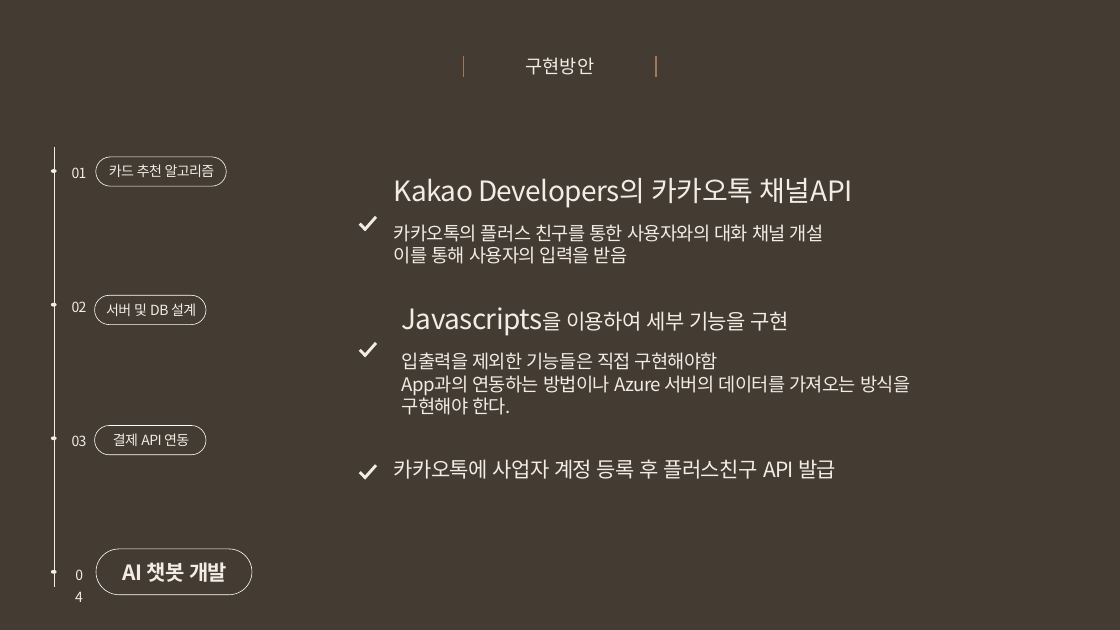
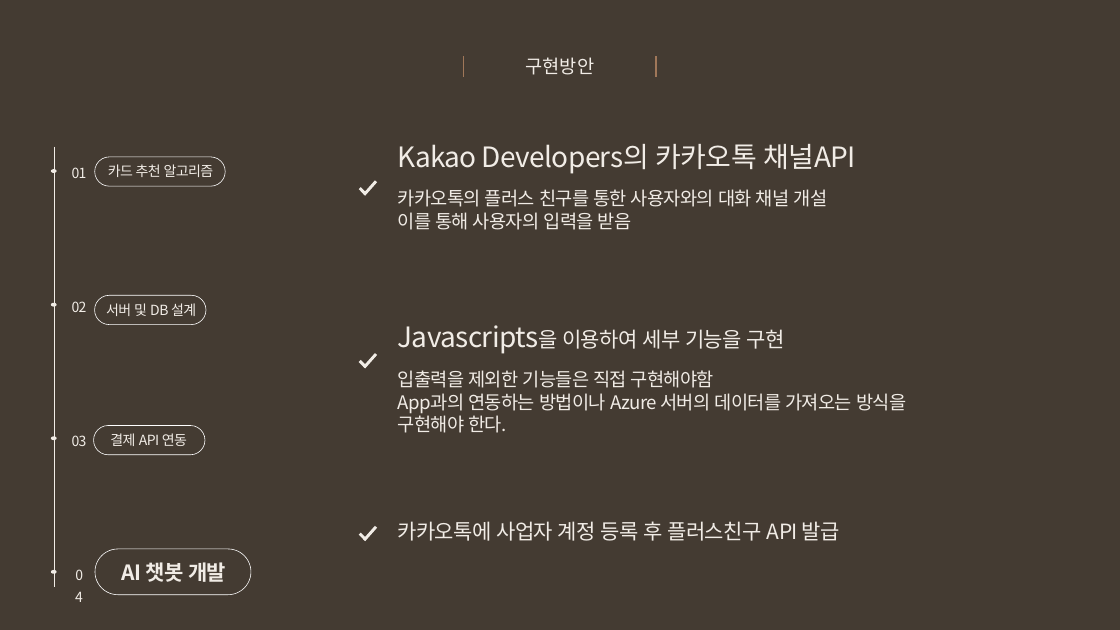
Before and after one commit to snr1229/Content_designing_Presentations, a slide deck: slide 31 of 사업계획서/Week10/EWon_중간고사대체 발표자료_2차.pptx (slide 28 before the commit). Drawn at 1120x630 pixels with LibreOffice and Linux fonts; fonts in the diff are those of the drawing. Boxes give left, top, right and bottom in pixels: in the first picture for what was removed or moved away, otherwise in the second. Text is boxed around its words. In the diff, an @@ line names an element or a change of style, - is before the commit and + after.

```diff
--- a/사업계획서/Week10/EWon_중간고사대체 발표자료_2차.pptx
+++ b/사업계획서/Week10/EWon_중간고사대체 발표자료_2차.pptx
@@ text "Kakao Developers의 카카오톡 채널API": place and size @@
-text "Kakao Developers의 카카오톡 채널API" at [394,178,853,264]
+text "Kakao Developers의 카카오톡 채널API" at [398,144,856,230]
@@ line moved from (365, 230) - (360, 223) to (365, 194) - (360, 188) @@
@@ line moved from (365, 230) - (376, 217) to (365, 195) - (376, 181) @@
@@ text "Javascripts을 이용하여 세부 기능을 구현": place and size @@
-text "Javascripts을 이용하여 세부 기능을 구현" at [402,311,910,415]
+text "Javascripts을 이용하여 세부 기능을 구현" at [398,329,906,433]
@@ line moved from (365, 356) - (376, 343) to (365, 367) - (376, 354) @@
@@ line moved from (365, 356) - (360, 350) to (365, 367) - (360, 361) @@
@@ line moved from (365, 478) - (360, 472) to (365, 540) - (360, 534) @@
@@ line moved from (365, 479) - (376, 465) to (365, 540) - (376, 527) @@
@@ text "카카오톡에 사업자 계정 등록 후 ...": place and size @@
-text "카카오톡에 사업자 계정 등록 후 ..." at [394,459,836,479]
+text "카카오톡에 사업자 계정 등록 후 ..." at [398,521,840,541]
```
Also in this commit, not shown: 8 other slides changed, 8 slides added, 3 slides removed, 1 other file.
